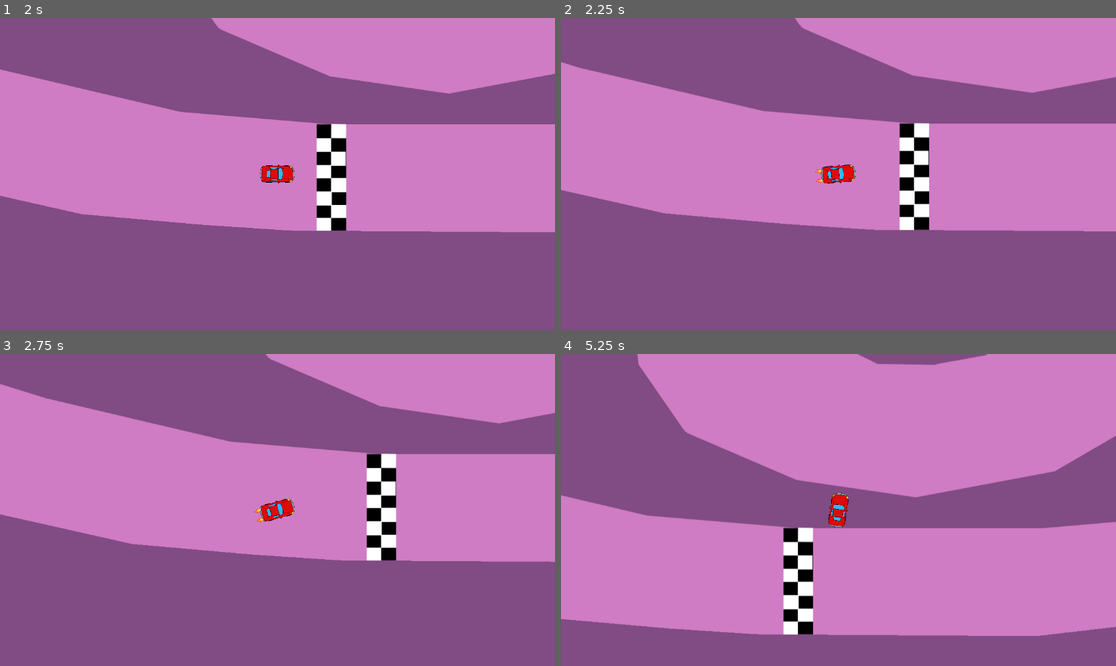
Above: before the commit, frames 1-4 (two rows, left to right).
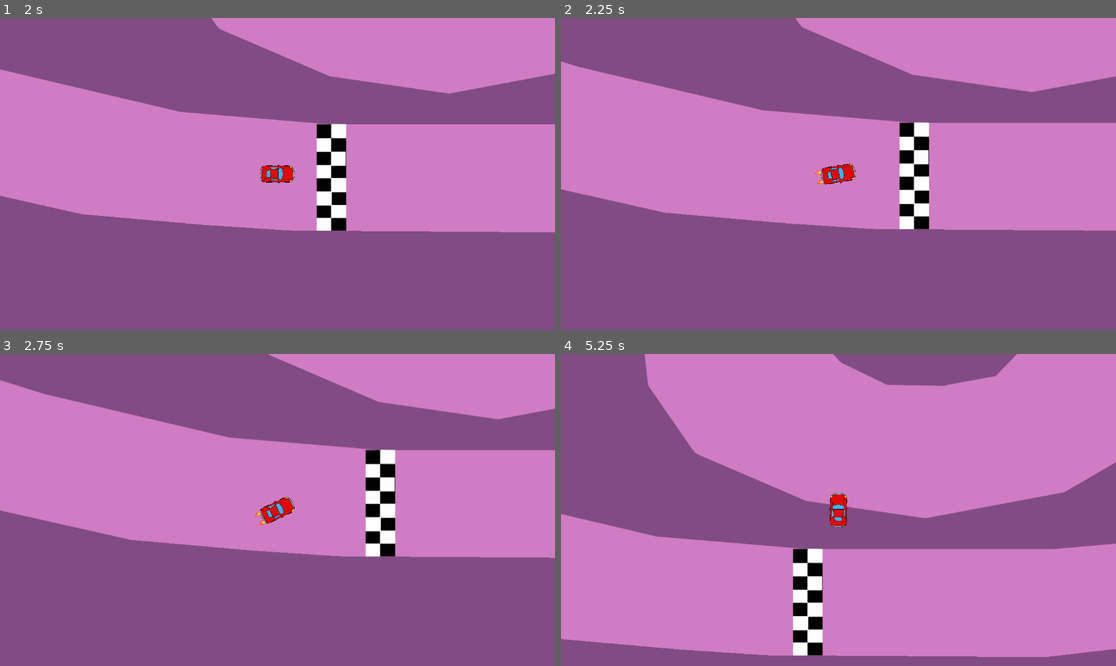
Above: after the commit, the same moments.

Repository: gnol-on-the-beat/Mario-kart-test
Game: Godot game, scene res://levesl/game level.tscn
Two runs of this game, one before a commit and one after it. Both use one fixed random seed, a clock stepped at 60 frames per second and the inputs below.
Inputs:
- Up to frame 1 (2 s): tap Enter at 0.5 s; hold D (turn_right) 0.53-1.28 s; hold Space (drift) 0.53-1.28 s; hold S (brake) from 1.28 s (still down); tap Space (drift) at 1.35 s
- Up to frame 2 (2.25 s): release S (brake) at 2.03 s; hold D (turn_right) from 2.03 s (still down); hold Shift (turbo) from 2.03 s (still down)
- Up to frame 3 (2.75 s): keep holding D (turn_right); keep holding Shift (turbo); tap Space (drift) at 2.3 s
- Up to frame 4 (5.25 s): release D (turn_right) at 2.78 s; release Shift (turbo) at 2.78 s; hold W (accelerate) 2.78-3.53 s; tap Space (drift) at 2.85, 4.55 s; hold Space (drift) 3.53-4.28 s; hold A (turn_left) 3.53-5.03 s; tap Shift (turbo) at 4.35 s; hold S (brake) from 5.03 s (still down); hold Space (drift) from 5.03 s (still down)

Frame 1 is identical in both runs. In frame 2, 1.1% of the frame differs, in the area x 0-100%, y 0-69%; in frame 3, 4.4%; in frame 4, 22%, in the area x 0-100%, y 0-98%.

Commit message:
Update control.gd

Diff:
--- a/bil test/art/control.gd
+++ b/bil test/art/control.gd
@@ -13,7 +13,9 @@
 @export var turbo_factor = 1.85
 var turbo_power = car_speed * turbo_factor #engine power with turbo
 
-var test = 1
+var drifting = false
+var drifting_trans = false
+
 var steer_direction
 var acceleration = Vector2.ZERO
 
@@ -52,7 +54,6 @@
 	else:
 		engine_power = car_speed
 		$CarSprite.texture = car_sprite
-	print(engine_power)
 
 
 func calculate_steering(delta):
@@ -65,15 +66,17 @@
 	#Set the velocity and rotation to the new direction
 	var new_heading = rear_wheel.direction_to(front_wheel)
 #drift
+	var drift_fade_time
 	if Input.is_action_pressed("drift"):
+		drifting = true
+	else: drifting = false
+	if drifting:
 		traction = traction_drift
-		steering_angle = drift_steer
-	else:
-		traction = traction_normal
-		steering_angle = handling
+	if traction < traction_normal and not drifting:
+		traction = min(traction * 2 , traction_normal)
+	print(traction)
 
-
-	#reverse
+	#reverse, traction
 	var d = new_heading.dot(velocity.normalized())
 	if d > 0:
 		velocity = lerp(velocity, new_heading * velocity.length(), traction * delta)
